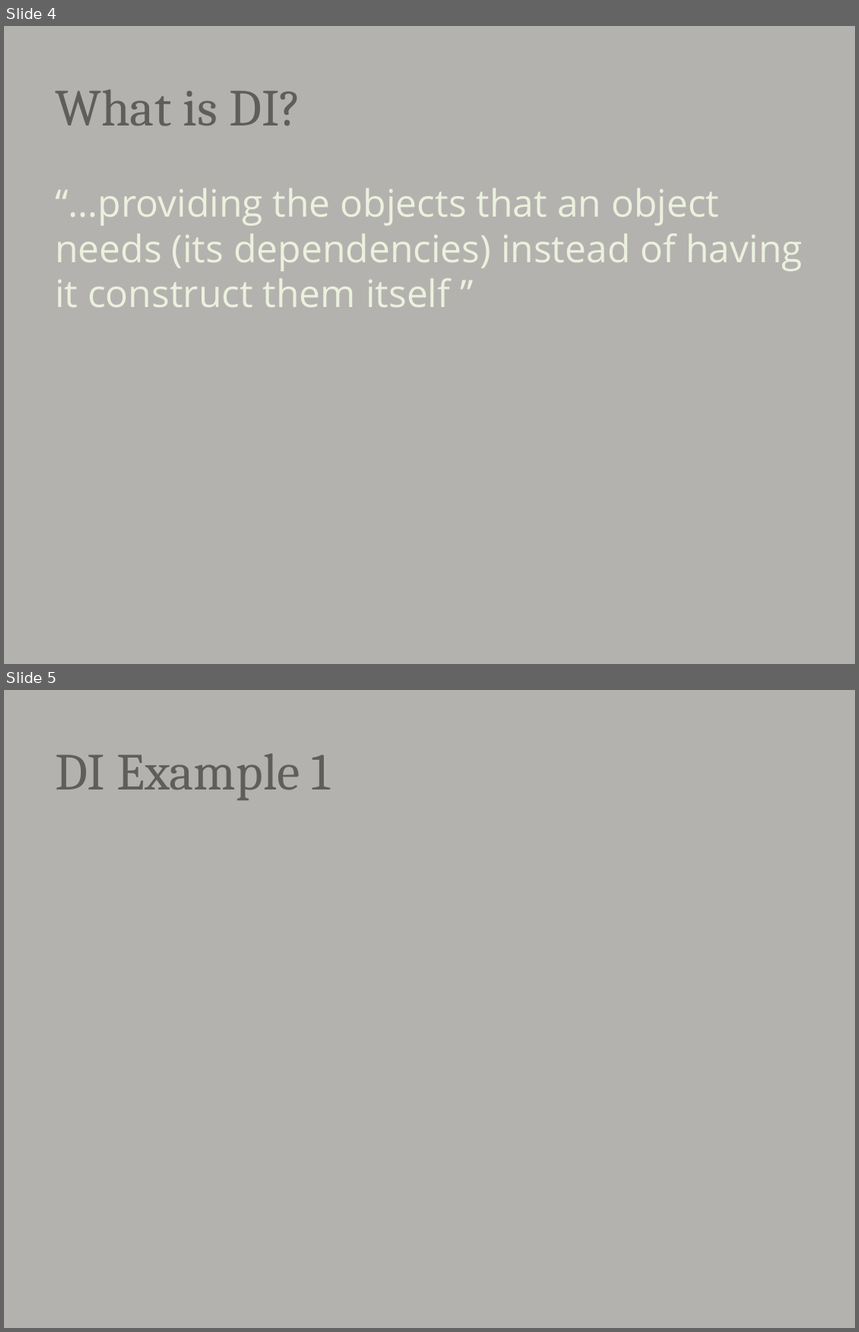
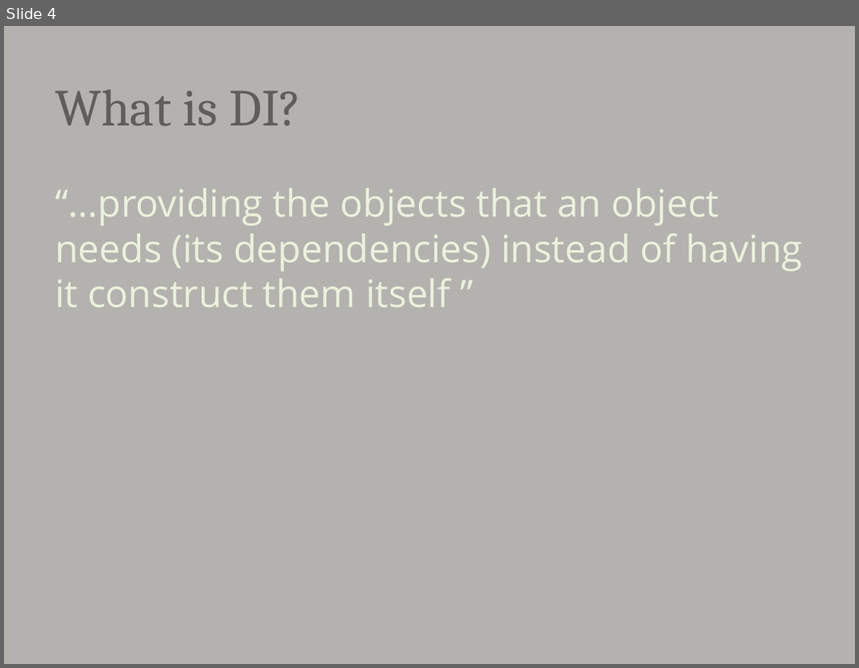
Before and after one commit to djhmateer/AltNetDI, a slide deck: My Journey into Dependency Injection.pptx. Shown one above the other, each under a label of ours: slides 4 and 5 before the commit, slide 4 after it. The pictures are 859x1332 and 859x668 pixels, drawn with LibreOffice and Linux fonts; fonts in the diff are those of the drawing. Boxes give left, top, right and bottom in pixels: in the first picture for what was removed or moved away, otherwise in the second. Text is boxed around its words. In the diff, an @@ line names an element or a change of style, - is before the commit and + after.

```diff
--- a/My Journey into Dependency Injection.pptx
+++ b/My Journey into Dependency Injection.pptx
@@ slide 5 removed at (x1=4, y1=690, x2=855, y2=1328), background #B4B2AE @@
@@ title removed at (x1=55, y1=753, x2=331, y2=800) @@
-DI Example 1
```
Also in this commit, not shown: 1 slide changed, 2 slides added, 2 other files.
